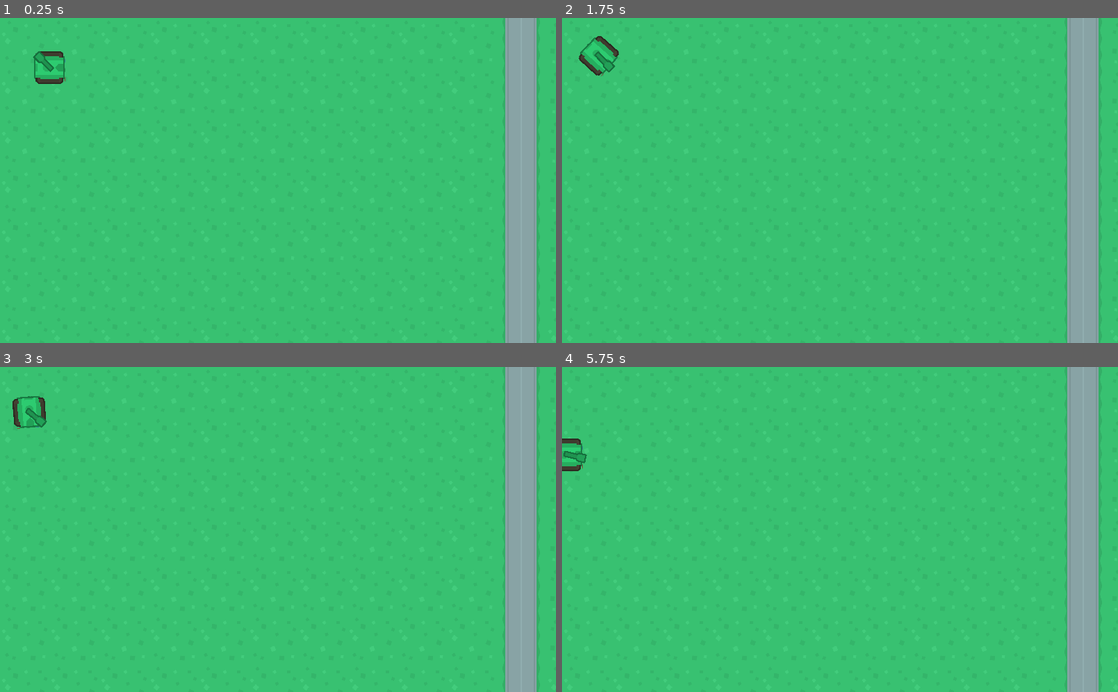
Above: before the commit, frames 1-4 (two rows, left to right).
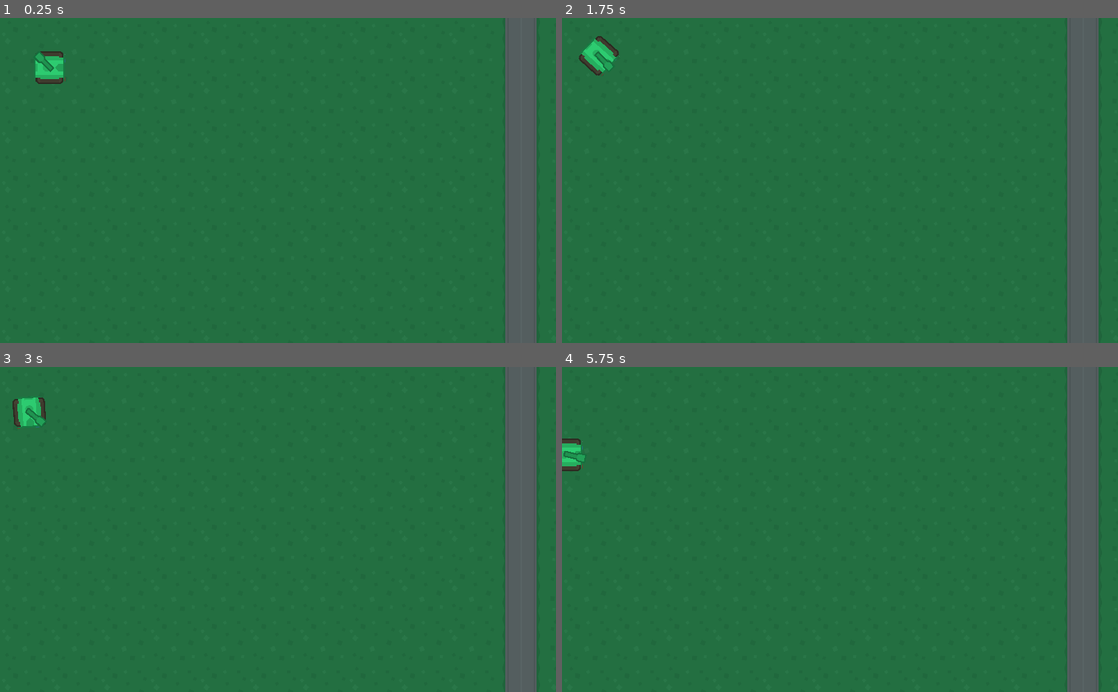
Above: after the commit, the same moments.

Repository: mrka124/tank-shooting
Game: Godot game, scene res://maps/Map01.tscn
Same seed, same stepped clock (60 frames per second), same inputs: the game is played once before the commit and once after it. This scene is started directly instead of the project's main scene.
Inputs (mouse positions are in pixels of both pictures, inside the frame that each line leads up to):
- Up to frame 1 (0.25 s): no input
- Up to frame 2 (1.75 s): tap Enter at 0.5 s; move the mouse to (962, 164) at 0.52 s; hold D (turn_right) 0.53-1.28 s; tap Space at 1.25 s; move the mouse to (728, 196) at 1.27 s; hold S (back) from 1.28 s (still down)
- Up to frame 3 (3 s): move the mouse to (333, 458) at 2.02 s; release S (back) at 2.03 s; hold D (turn_right) 2.03-2.78 s; move the mouse to (250, 594) at 2.77 s; hold W (forward) from 2.78 s (still down)
- Up to frame 4 (5.75 s): move the mouse to (1006, 578) at 3.52 s; release W (forward) at 3.53 s; hold A (turn_left) 3.53-5.03 s; move the mouse to (673, 480) at 4.27 s; move the mouse to (867, 529) at 5.02 s; hold S (back) from 5.03 s (still down)

The runs differ from the first frame. In frame 1, 99% of the frame differs, in the area x 0-100%, y 0-100%; in frame 2, 99%; in frame 3, 99%; in frame 4, 100%.

Commit message:
add code

Diff:
--- a/maps/Map01.tscn
+++ b/maps/Map01.tscn
@@ -1,16 +1,34 @@
-[gd_scene load_steps=4 format=2]
+[gd_scene load_steps=5 format=2]
 
 [ext_resource path="res://terrain/terrain_tiles.tres" type="TileSet" id=1]
 [ext_resource path="res://tanks/Player.tscn" type="PackedScene" id=2]
 [ext_resource path="res://maps/Map.gd" type="Script" id=3]
 
+[sub_resource type="Curve2D" id=1]
+_data = {
+"points": PoolVector2Array( 0, 0, 0, 0, 1212.61, 614.598, 0, 0, 0, 0, 1214.01, 1592.19, 0, 0, 0, 0, 1847.98, 1606.21, 0, 0, 0, 0, 2140.83, 1089.79, 0, 0, 0, 0, 1858.92, 618.525, 0, 0, 0, 0, 1212.61, 614.598 )
+}
+
 [node name="Map01" type="Node2D"]
 script = ExtResource( 3 )
 
 [node name="Ground" type="TileMap" parent="."]
+modulate = Color( 0.615686, 0.576471, 0.576471, 1 )
 tile_set = ExtResource( 1 )
 cell_size = Vector2( 128, 128 )
 format = 1
 tile_data = PoolIntArray( -1, 0, 0, -65536, 0, 0, -65535, 0, 0, -65534, 0, 0, -65533, 0, 0, -65532, 0, 0, -65531, 0, 0, …(5641 unchanged characters)…
 
 [node name="Player" parent="." instance=ExtResource( 2 )]
+
+[node name="Paths" type="Node2D" parent="."]
+
+[node name="Path2D" type="Path2D" parent="Paths"]
+curve = SubResource( 1 )
+
+[node name="PathFollow2D" type="PathFollow2D" parent="Paths/Path2D"]
+position = Vector2( 1212.61, 614.598 )
+rotation = 1.56943
+__meta__ = {
+"_edit_lock_": true
+}
--- a/tanks/EnemyTank.gd
+++ b/tanks/EnemyTank.gd
@@ -1 +1,9 @@
 extends "res://tanks/Tank.gd"
+
+onready var parent = get_parent()
+
+func control(delta):
+    if parent is PathFollow2D:
+        parent.set_offset(parent.get_offset() + speed * delta)
+    else:
+        pass
--- a/tanks/EnemyTank.tscn
+++ b/tanks/EnemyTank.tscn
@@ -8,6 +8,9 @@
 
 [node name="EnemyTank" type="KinematicBody2D"]
 script = ExtResource( 1 )
+__meta__ = {
+"_edit_lock_": true
+}
 
 [node name="Body" type="Sprite" parent="."]
 texture = ExtResource( 2 )
